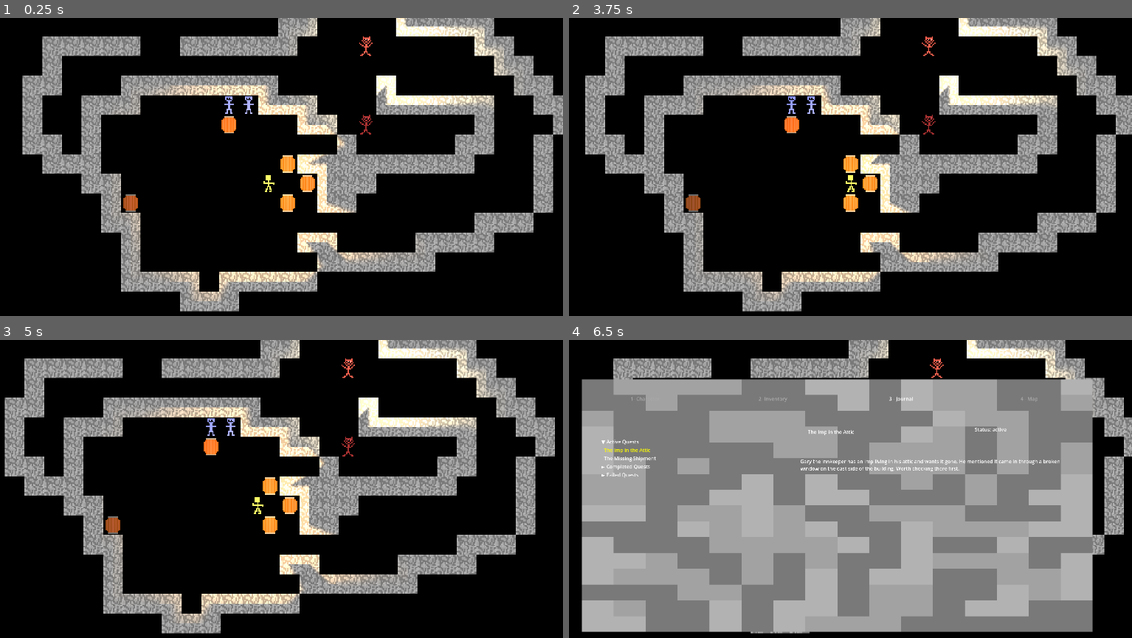
Above: before the commit, frames 1-4 (two rows, left to right).
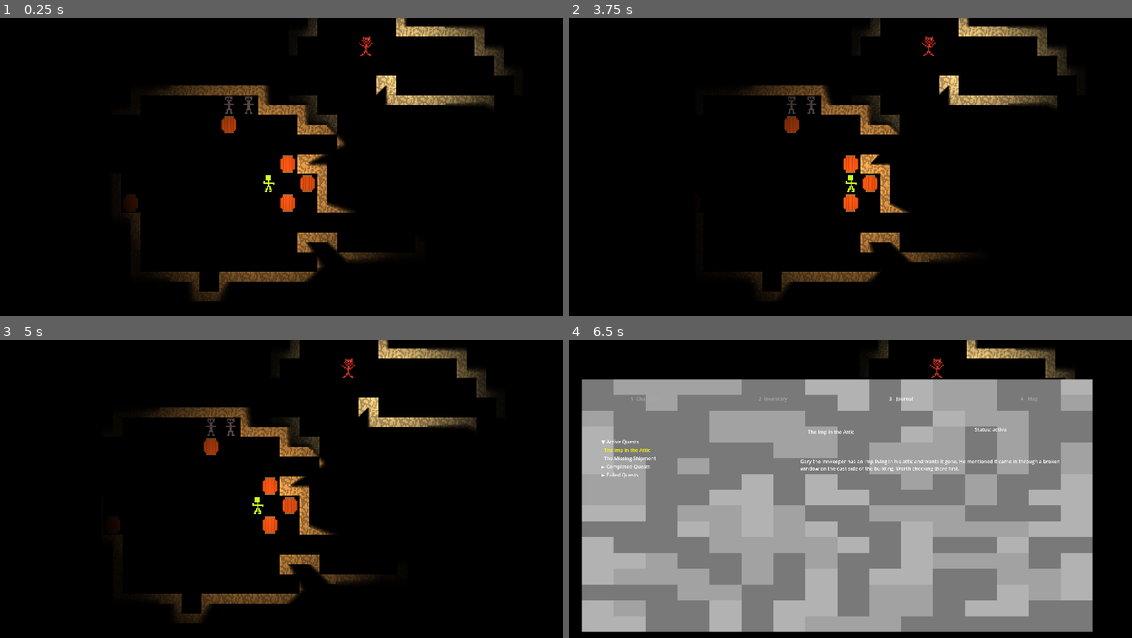
Above: after the commit, the same moments.

Repository: E-Rodowicz/Project-Fantasy
Game: Godot game, scene res://scenes/levels/world.tscn
The game is run twice, just before and just after one commit, with the same random seed, the same clock (stepped at 60 frames per second) and the same inputs.
Inputs:
- Up to frame 1 (0.25 s): no input
- Up to frame 2 (3.75 s): tap Enter at 0.5, 2.75 s; hold Right (ui_right) 0.53-1.28 s; hold E (interact) 0.53-1.28 s; tap G (end_turn) at 0.6, 3.05, 3.6 s; tap Space (precise_move) at 1.25, 3.5 s; hold Down (ui_down) 1.28-2 s; tap E (interact) at 1.35 s; tap 1 (ability_1, bound only after the commit) at 1.55, 2.85 s; click "Iron Sword" at 2 s; hold Right (ui_right) 2.78-3.53 s; hold Up (ui_up) from 3.53 s (still down)
- Up to frame 3 (5 s): tap E (interact) at 3.8 s; release Up (ui_up) at 4.28 s; hold Left (ui_left) from 4.28 s (still down); hold E (interact) from 4.28 s (still down); tap 1 (ability_1, bound only after the commit) at 4.55 s; tap Q (cancel) at 4.9 s
- Up to frame 4 (6.5 s): release E (interact) at 5.03 s; tap C (open_character) at 5.1 s; tap G (end_turn) at 5.3 s; release Left (ui_left) at 5.78 s; hold Down (ui_down) from 5.78 s (still down); hold J (open_journal) from 5.78 s (still down); tap E (interact) at 6.05 s

The runs differ from the first frame. In frame 1, 28% of the frame differs, in the area x 3-100%, y 0-99%; in frame 2, 28%; in frame 3, 28%, in the area x 0-99%, y 0-99%; in frame 4, 6.8%.

Commit message:
Basic Attack
Started adding basic attack, needs adjustments

Diff:
--- a/project.godot
+++ b/project.godot
@@ -147,6 +147,11 @@
 "events": [Object(InputEventKey,"resource_local_to_scene":false,"resource_name":"","device":-1,"window_id":0,"alt_press …(192 unchanged characters)…
 ]
 }
+ability_1={
+"deadzone": 0.2,
+"events": [Object(InputEventKey,"resource_local_to_scene":false,"resource_name":"","device":-1,"window_id":0,"alt_pressed":false,"shift_pressed":false,"ctrl_pressed":false,"meta_pressed":false,"pressed":false,"keycode":0,"physical_keycode":49,"key_label":0,"unicode":49,"location":0,"echo":false,"script":null)
+]
+}
 
 [layer_names]
 
--- a/scenes/levels/world.tscn
+++ b/scenes/levels/world.tscn
@@ -268,7 +268,6 @@
 position = Vector2(-40, -72)
 
 [node name="CanvasModulate" type="CanvasModulate" parent="." unique_id=1899601071]
-visible = false
 color = Color(0, 0, 0, 1)
 
 [node name="WorldEnvironment" type="WorldEnvironment" parent="." unique_id=1827157273]
--- a/scripts/combat/battle_overlay.gd
+++ b/scripts/combat/battle_overlay.gd
@@ -28,11 +28,12 @@
 func find_path(from_tile: Vector2i, to_tile: Vector2i, world_layer: TileMapLayer, blocked_tiles: Array, mp_budget: int) -> Array:
 	var astar := WeightedAStar.new()
 
+	# Region origin is the top left corner of the region, region width is the size.
 	var half_size: int = int(mp_budget / 2) + 10
 	var region_origin := Vector2i(from_tile.x - half_size, from_tile.y - half_size)
 	var region_width: int = half_size * 2
 
-	# Add all passable tiles as points
+	# Adds all passable tiles as points by looping every tile in the above region.
 	for x in range(region_origin.x, region_origin.x + region_width):
 		for y in range(region_origin.y, region_origin.y + region_width):
 			var t := Vector2i(x, y)
@@ -41,10 +42,12 @@
 			if t in blocked_tiles:
 				continue
 			var local := t - region_origin
+			# Gives the tile a unique ID.
 			var id: int = local.x * region_width + local.y
 			astar.add_point(id, Vector2(t.x, t.y))
 
-	# Connect adjacent passable tiles
+	# Connect adjacent passable tiles to the discovered tiles. We are doing the same loop again
+	# so we can get the IDs of the tiles in the region.
 	for x in range(region_origin.x, region_origin.x + region_width):
 		for y in range(region_origin.y, region_origin.y + region_width):
 			var t := Vector2i(x, y)
@@ -55,6 +58,7 @@
 			var local := t - region_origin
 			var id: int = local.x * region_width + local.y
 
+			# Loops through all neighbours of the current tile, ignoring blockers and walls.
 			for dx in [-1, 0, 1]:
 				for dy in [-1, 0, 1]:
 					if dx == 0 and dy == 0:
@@ -64,7 +68,7 @@
 						continue
 					if n in blocked_tiles:
 						continue
-					# Touching-tips rule
+					# Touching-tips rule.
 					if dx != 0 and dy != 0:
 						var h := Vector2i(t.x + dx, t.y)
 						var v := Vector2i(t.x, t.y + dy)
@@ -72,20 +76,28 @@
 						var v_blocked: bool = world_layer.get_cell_source_id(v) != -1 or v in blocked_tiles
 						if h_blocked and v_blocked:
 							continue
+					# Finds the ID of the neighbours and connects the two points (connect_points is
+					# bidirectional, so works both ways).
 					var n_local := n - region_origin
 					var n_id: int = n_local.x * region_width + n_local.y
 					astar.connect_points(id, n_id)
 
+	# Calculates the IDs of the start and end tiles. If either wasn't added to the graph (because
+	# it's a wall or combatant), there is no possible path.
 	var from_local := from_tile - region_origin
 	var from_id: int = from_local.x * region_width + from_local.y
 	var to_local := to_tile - region_origin
 	var to_id: int = to_local.x * region_width + to_local.y
 
+
 	if not astar.has_point(from_id) or not astar.has_point(to_id):
 		return []
 
+	# The actual pathfinding call.
 	var path_vectors := astar.get_point_path(from_id, to_id)
 
+	# Converts the coordinates back into Vector2i so that they can be used with the rest of the code
+	# (as they rest uses ints, not floats).
 	var result: Array = []
 	for p in path_vectors:
 		result.append(Vector2i(int(p.x), int(p.y)))
--- a/scripts/combat/player_battle_turn.gd
+++ b/scripts/combat/player_battle_turn.gd
@@ -20,6 +20,22 @@
 # MP spent by the path so far.
 var path_cost: int = 0
 
+# Attack state. mode switches the turn between planning movement and aiming an attack.
+enum Mode { MOVE, ATTACK }
+var mode: int = Mode.MOVE
+
+# The tiles the current attack can reach (the 8 around the player for a basic attack).
+var attack_range_tiles: Array = []
+# The tile the player has chosen to hit (only meaningful while has_target is true).
+var attack_target: Vector2i = Vector2i.ZERO
+# True once the first E has locked a target, waiting for the second E to confirm.
+var has_target: bool = false
+
+# Basic attack tuning. Range 1 = the 8 surrounding tiles (chebyshev distance 1).
+# PLACEHOLDER damage until the weapon/affinity damage from the combat doc exists.
+const BASIC_ATTACK_RANGE: int = 1
+const BASIC_ATTACK_DAMAGE: int = 5
+
 const CURSOR_MOVE_RATE: float = 0.12
 var cursor_move_timer: float = 0.0
 
@@ -40,6 +56,7 @@
 	_redraw()
 
 func _physics_process(delta: float) -> void:
+	# Cursor movement is the same in both modes.
 	cursor_move_timer -= delta
 	if cursor_move_timer <= 0.0:
 		var dir := Vector2i.ZERO
@@ -50,14 +67,33 @@
 		if dir != Vector2i.ZERO:
 			cursor_tile += dir
 			cursor_move_timer = CURSOR_MOVE_RATE
+			# Moving the cursor in attack mode unlocks any chosen target so you can
+			# re-aim. This is what makes "E to choose, E again to confirm" work: you
+			# can only confirm by pressing E twice without moving in between.
+			if mode == Mode.ATTACK:
+				has_target = false
 			_redraw()
 
-	if Input.is_action_just_pressed("interact"):
-		_on_confirm()
-	if Input.is_action_just_pressed("cancel"):
-		_on_cancel()
+	# End turn works from either mode.
 	if Input.is_action_just_pressed("end_turn"):
 		end_turn()
+		return
+
+	if mode == Mode.MOVE:
+		if Input.is_action_just_pressed("ability_1"):
+			_enter_attack_mode()
+		elif Input.is_action_just_pressed("interact"):
+			_on_confirm()
+		elif Input.is_action_just_pressed("cancel"):
+			_on_cancel()
+	else: # Mode.ATTACK
+		if Input.is_action_just_pressed("interact"):
+			_on_attack_confirm()
+		elif Input.is_action_just_pressed("cancel"):
+			_on_attack_cancel()
+		elif Input.is_action_just_pressed("ability_1"):
+			# Pressing 1 again backs out of attack mode.
+			_exit_attack_mode()
 
 # Gives the last waypoint, if nothing there, gives player position. This lets us move from that
 # point.
@@ -167,6 +203,9 @@
 
 func _redraw() -> void:
 	overlay.clear_all()
+	if mode == Mode.ATTACK:
+		_redraw_attack()
+		return
 	# Paint all reachable tiles soft green.
 	overlay.paint_soft_green(reachable.keys())
 	# Mid green for commited path.
@@ -216,6 +255,129 @@
 		tiles.append(world_layer.local_to_map(c.global_position))
 	return tiles
 
+# ============================================================
+# ATTACK
+# ============================================================
+
+# Switch from movement planning into attack aiming.
+func _enter_attack_mode() -> void:
+	# Abandon any half-planned movement; choosing to attack is a different action.
+	waypoints.clear()
+	full_path.clear()
+	path_cost = 0
+
+	mode = Mode.ATTACK
+	has_target = false
+	_build_attack_range()
+
+	# Snap the cursor onto the first adjacent enemy if there is one, so the common
+	# "one enemy right next to me" case is just: press 1, E, E.
+	cursor_tile = player_tile
+	for t in attack_range_tiles:
+		if _tile_has_combatant(t):
+			cursor_tile = t
+			break
+	_redraw()
+
+# Back out of attack mode, returning to movement planning.
+func _exit_attack_mode() -> void:
+	mode = Mode.MOVE
+	has_target = false
+	attack_range_tiles.clear()
+	cursor_tile = player_tile
+	_recalculate_reachable()
+	_redraw()
+
+# Build the tiles a basic attack can reach: the 8 around the player. Walls are skipped
+# so the highlight stays clean (you can't melee into a wall).
+func _build_attack_range() -> void:
+	attack_range_tiles.clear()
+	for dx in range(-BASIC_ATTACK_RANGE, BASIC_ATTACK_RANGE + 1):
+		for dy in range(-BASIC_ATTACK_RANGE, BASIC_ATTACK_RANGE + 1):
+			if dx == 0 and dy == 0:
+				continue
+			var t := player_tile + Vector2i(dx, dy)
+			if world_layer.get_cell_source_id(t) != -1:
+				continue
+			attack_range_tiles.append(t)
+
+# First E chooses a target, second E (without moving) confirms and resolves it.
+func _on_attack_confirm() -> void:
+	if not has_target:
+		# First press: only valid if the cursor is on an in-range tile that has an enemy.
+		if cursor_tile in attack_range_tiles and _tile_has_combatant(cursor_tile):
+			attack_target = cursor_tile
+			has_target = true
+			_redraw()
+		return
+	# Second press: the cursor is guaranteed to still be on the target (moving clears
+	# has_target), so resolve the attack.
+	_execute_attack()
+
+# Cancel (Q): first unlocks the target; if there's nothing to unlock, leaves attack mode.
+func _on_attack_cancel() -> void:
+	if has_target:
+		has_target = false
+		_redraw()
+	else:
+		_exit_attack_mode()
+
+# Apply the damage and end the turn.
+func _execute_attack() -> void:
+	var target := _combatant_on_tile(attack_target)
+	if target == null:
+		# Safety net; we only ever lock onto occupied tiles, so this shouldn't fire.
+		_exit_attack_mode()
+		return
+	_apply_damage(target, BASIC_ATTACK_DAMAGE)
+	overlay.clear_all()
+	turn_finished.emit()
+
+# Deals damage to whoever is on the tile. Player HP lives on the PlayerData autoload,
+# enemies track their own HP on their node, so we branch on the group.
+func _apply_damage(target: Node, amount: int) -> void:
+	if target.is_in_group("player"):
+		PlayerData.take_damage(amount)
+		print("Player took ", amount, " damage. HP now ", PlayerData.current_hp, "/", PlayerData.max_hp)
+		if PlayerData.current_hp <= 0:
+			BattleManager.remove_combatant(target)
+	else:
+		# The enemy node handles its own HP and death (removing itself from the
+		# battle and freeing itself when it hits 0).
+		target.take_damage(amount)
+
+# Returns the combatant node standing on a tile, or null. Skips the player so you
+# can never target yourself.
+func _combatant_on_tile(tile: Vector2i) -> Node:
+	for c in combatants:
+		if c == player:
+			continue
+		if world_layer.local_to_map(c.global_position) == tile:
+			return c
+	return null
+
+# Draws the attack overlay: the whole range in red, the hover/target state on top.
+func _redraw_attack() -> void:
+	# The reachable attack tiles, painted red.
+	for t in attack_range_tiles:
+		overlay.paint_red(t)
+	if has_target:
+		# Locked target waiting for the confirm press.
+		overlay.paint_bright_green(attack_target)
+		return
+
+	# No target locked yet, show what the cursor is hovering.
+	if cursor_tile in attack_range_tiles:
+		if _tile_has_combatant(cursor_tile):
+			# A valid enemy under the cursor, this is what you can hit.
+			overlay.paint_purple(cursor_tile)
+		else:
+			# In range but empty.
+			overlay.paint_yellow(cursor_tile)
+	else:
+		# Cursor wandered out of range.
+		overlay.paint_grey(cursor_tile)
+
 func end_turn() -> void:
 	overlay.clear_all()
 	turn_finished.emit()
